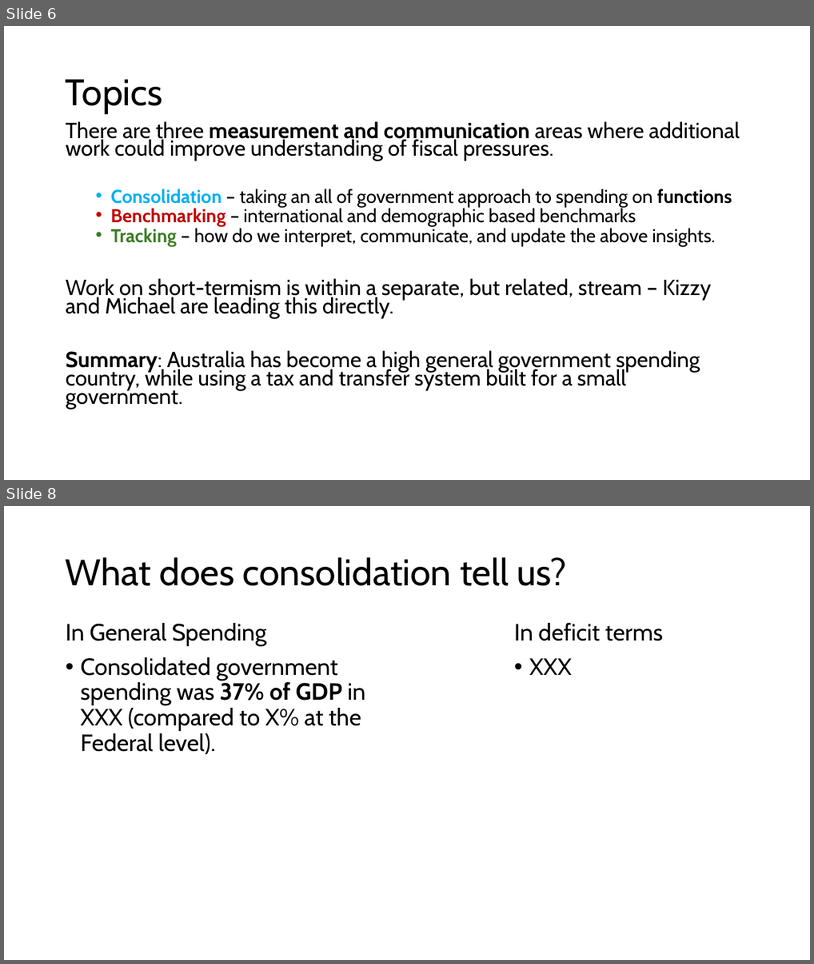
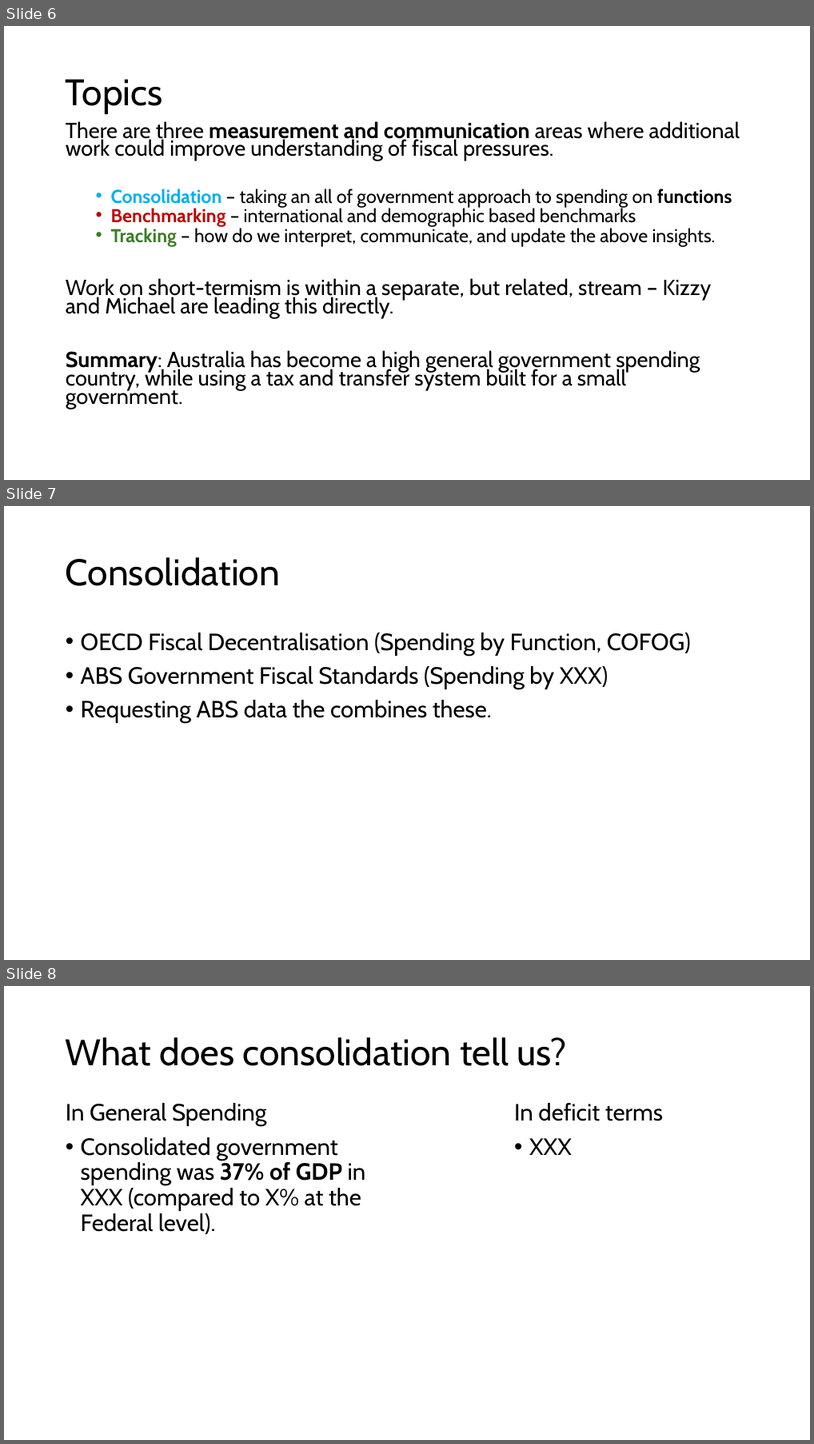
Before and after one commit to Zjub/TVHENZ, a slide deck: e61 Projects/Fiscal sustainability/OECD comparison/Initial external plans.pptx. Shown one above the other, each under a label of ours: slides 6 and 8 before the commit, slides 6, 7 and 8 after it; the slides between them are not shown. The pictures are 814x964 and 814x1444 pixels, drawn with LibreOffice and Linux fonts; fonts in the diff are those of the drawing. Boxes give left, top, right and bottom in pixels: in the first picture for what was removed or moved away, otherwise in the second. Text is boxed around its words. In the diff, an @@ line names an element or a change of style, - is before the commit and + after.

```diff
--- a/e61 Projects/Fiscal sustainability/OECD comparison/Initial external plans.pptx
+++ b/e61 Projects/Fiscal sustainability/OECD comparison/Initial external plans.pptx
@@ slide 7 added at <box>4,506,810,960</box>, background #FFFFFF @@
@@ title added at <box>66,557,280,586</box>, 44 pt, text #000000 @@
+Consolidation
@@ text added at <box>81,632,691,723</box>, 28 pt, text #000000 @@
+• OECD Fiscal Decentralisation (Spending by Function, COFOG)
+• ABS Government Fiscal Standards (Spending by XXX)
+• Requesting ABS data the combines these.
```
Also in this commit, not shown: 1 other slide added, 1 slide removed, 21 other files.
